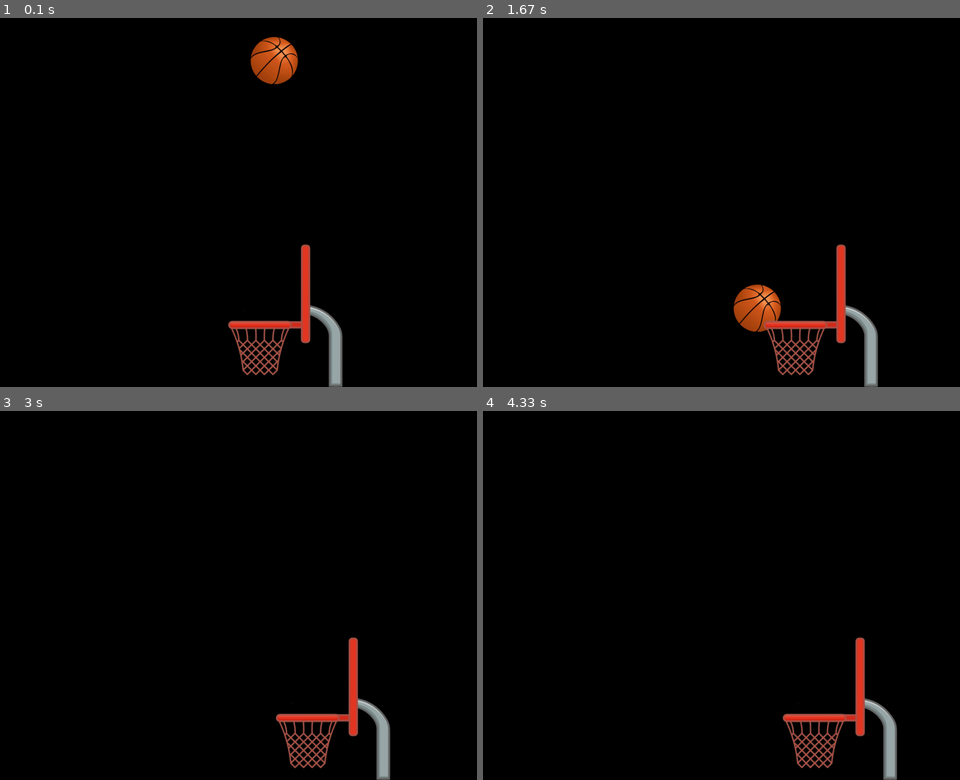
Above: before the commit, frames 1-4 (two rows, left to right).
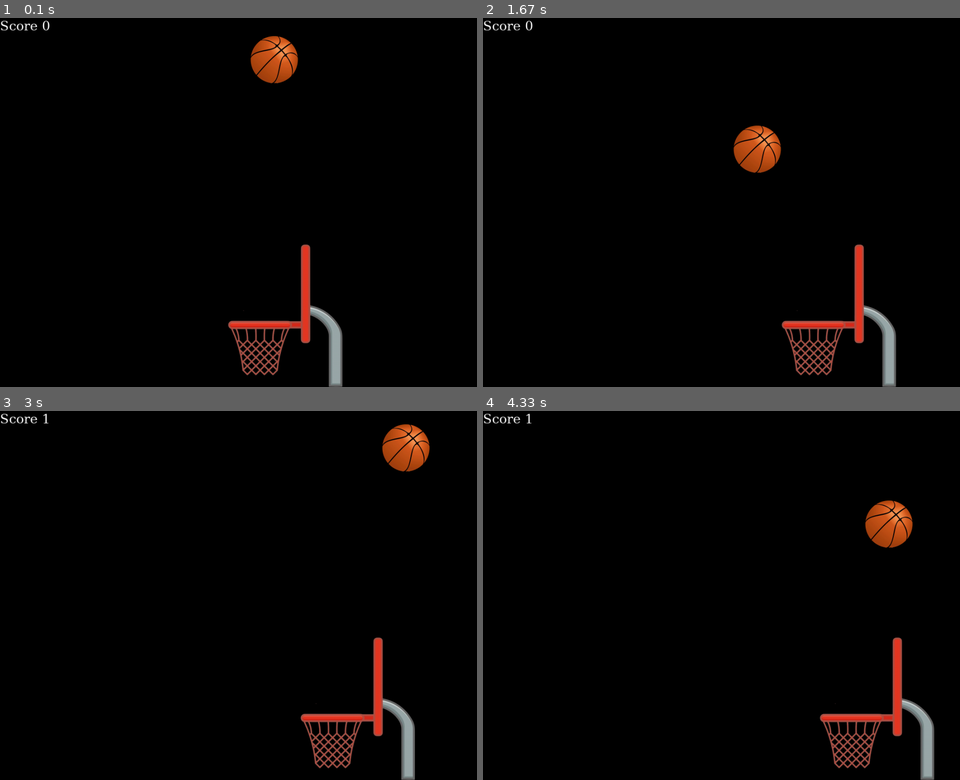
Above: after the commit, the same moments.

Repository: erina-ameen/Pygame
Game: pygame game, started from Basketball/basketball.py
Two runs of this game, one before a commit and one after it. Both use one fixed random seed, a clock stepped at 60 frames per second and the inputs below.
Inputs:
- Up to frame 1 (0.1 s): no input
- Up to frame 2 (1.67 s): hold Right 0.33-0.8 s; hold Right 0.83-1.3 s; hold Left from 1.33 s (still down)
- Up to frame 3 (3 s): release Left at 1.87 s; hold Left 1.9-2.3 s; hold Right 2.33-2.97 s
- Up to frame 4 (4.33 s): hold Left 3-3.47 s; hold Right 3.5-3.97 s; hold Right from 4 s (still down)

The runs differ from the first frame. In frame 1, 0.4% of the frame differs, in the area x 0-63%, y 0-18%; in frame 2, 5.3%, in the area x 0-87%, y 0-100%; in frame 3, 4.5%; in frame 4, 4.7%.

Commit message:
basketball.py

Diff:
--- a/Basketball/basketball.py
+++ b/Basketball/basketball.py
@@ -1,8 +1,11 @@
-import pygame
+import pygame, random
 from pygame.locals import *
-from time import sleep
+import os
 
 pygame.init()
+pygame.font.init()
+pygame.mixer.init()
+
 screen = pygame.display.set_mode((1000, 775))
 x=500
 y=20
@@ -10,40 +13,78 @@
 y2=475
 score=0
 keys=[False, False]
-basketball=pygame.image.load("basketball.png")
 hoop=pygame.image.load("hoop.png")
+font1=pygame.font.SysFont("Georgia", 30)
+font2=pygame.font.SysFont("Georgia", 70)
+
+def drawing():
+    Score=font1.render("Score "+str(score),1, (255, 255, 255))
+    screen.blit(Score, (0,0))
+
+def display_win():
+    win=font2.render("You Win!", 1, (0, 255, 0))
+    screen.fill("white")
+    screen.blit(win,(400,350))
+    pygame.display.update()
+    pygame.time.delay(5000)
+
+class ball(pygame.sprite.Sprite):
+    def __init__(self,x,y):
+        super().__init__()
+        self.image=pygame.image.load("basketball.png")
+        self.rect=self.image.get_rect()
+        self.rect.x=x
+        self.rect.y=y
+
+class hoop(pygame.sprite.Sprite):
+    def __init__(self,x,y):
+        super().__init__()
+        self.image=pygame.image.load("hoop.png")
+        self.rect=self.image.get_rect()
+        self.rect.x=x
+        self.rect.y=y
+
+ball1=ball(x,y)
+hoop1=hoop(x2,y2)
+comms=pygame.sprite.Group()
+comms.add(ball1)
+comms.add(hoop1)
 
 running=True
 while running:
     screen.fill((0, 0, 0))
 
-    screen.blit(basketball, (x, y))
-    screen.blit(hoop, (x2, y2))
+    #screen.blit(basketball, (x, y))
+    #screen.blit(hoop, (x2, y2))
+
+    comms.draw(screen)
+    drawing()
 
     for event in pygame.event.get():
         if event.type==pygame.QUIT:
             running=False
-        if event.type==pygame.KEYDOWN:
-            if event.key==K_LEFT:
-                keys[0]=True
-            if event.key==K_RIGHT:
-                keys[1]=True
-        if event.type==pygame.KEYUP:
-            if event.key==K_LEFT:
-                keys[0]=False
-            if event.key==K_RIGHT:
-                keys[1]=False
+    ball1.rect.y+=2
+    if ball1.rect.y>755:
+        ball1.rect.y=20
+        ball1.rect.x=random.randint(0,1000)
+        score-=1
 
-    if keys[0]:
-        if x2>0:
-            x2-=5
-    if keys[1]:
-        if x2<940:
-            x2+=5
+    if ball1.rect.colliderect(hoop1):
+        ball1.rect.x=random.randint(0,1000)
+        ball1.rect.y=20
+        score+=1
 
+    #hoop movement
+    if event.type==pygame.KEYDOWN:
+        if event.key==K_LEFT:
+            hoop1.rect.x-=4
+        if event.key==K_RIGHT:
+            hoop1.rect.x+=4
 
-    y+=10
-    sleep(0.03)
+    if score==10:
+        display_win()
+        running=False
+
     pygame.display.update()
 
 pygame.quit()
